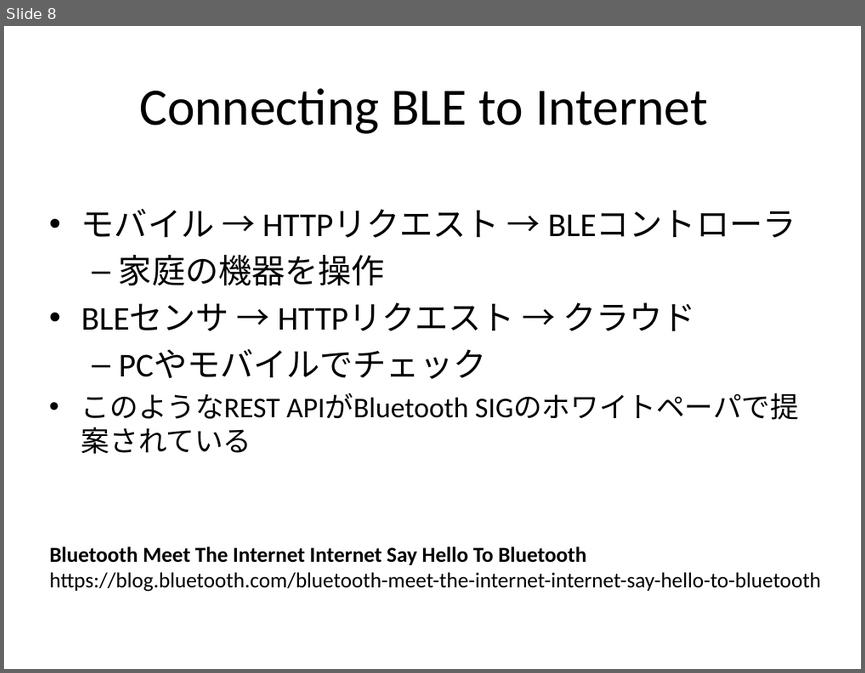
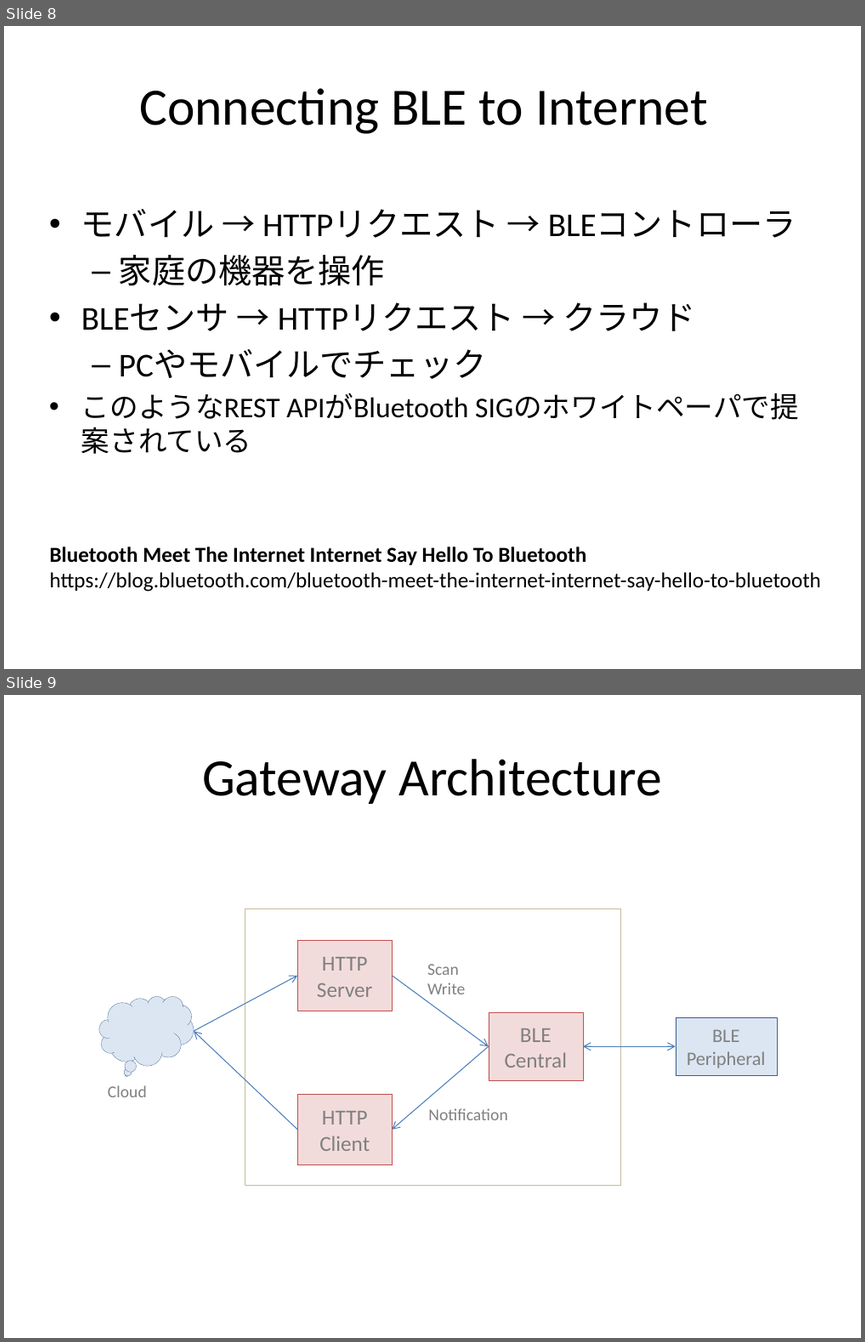
Before and after one commit to jjking2/ble-for-iot, a slide deck: BLE-for-IoT-ja.pptx. Shown one above the other, each under a label of ours: slide 8 before the commit, slides 8 and 9 after it. The pictures are 865x673 and 865x1342 pixels, drawn with LibreOffice and Linux fonts; fonts in the diff are those of the drawing. Boxes give left, top, right and bottom in pixels: in the first picture for what was removed or moved away, otherwise in the second. Text is boxed around its words. In the diff, an @@ line names an element or a change of style, - is before the commit and + after.

Commit message:
added gateway architecture slide

```diff
--- a/BLE-for-IoT-ja.pptx
+++ b/BLE-for-IoT-ja.pptx
@@ slide 9 added at (4, 695, 861, 1338), background #FFFFFF @@
@@ title added at (202, 759, 662, 804), 44 pt, text #000000 @@
+Gateway Architecture
@@ rectangle added at (245, 908, 620, 1185), outline #C4BD97 0.25 pt dashed @@
@@ rectangle added at (298, 940, 392, 1010), fill #F2DCDB, outline #C0504D 0.25 pt dashed, 18 pt, text #808080 @@
+HTTP
+Server
@@ text added at (427, 964, 465, 994), 14 pt, text #808080 @@
+Scan
+Write
@@ thought cloud added at (99, 996, 194, 1065), fill #DCE6F2, outline #3A5F8C 0.25 pt dashed @@
@@ arrow added from (194, 1031) to (298, 975), #4B7EBC 0.75 pt @@
@@ arrow added from (392, 975) to (488, 1046), #4B7EBC 0.75 pt @@
@@ rectangle added at (488, 1013, 582, 1081), fill #F2DCDB, outline #C0504D 0.25 pt dashed, 18 pt, text #808080 @@
+BLE
+Central
@@ rectangle added at (675, 1017, 776, 1076), fill #DCE6F2, outline #3A5F8C 0.25 pt dashed, 16 pt, text #808080 @@
+BLE
+Peripheral
@@ arrow added from (298, 1129) to (194, 1031), #4B7EBC 0.75 pt @@
@@ arrow added from (488, 1046) to (392, 1129), #4B7EBC 0.75 pt @@
@@ double arrow added from (675, 1046) to (582, 1046), #4B7EBC 0.75 pt @@
@@ text added at (108, 1085, 147, 1097), 14 pt, text #808080 @@
+Cloud
@@ rectangle added at (298, 1094, 392, 1164), fill #F2DCDB, outline #C0504D 0.25 pt dashed, 18 pt, text #808080 @@
+HTTP
+Client
@@ text added at (428, 1108, 507, 1120), 14 pt, text #808080 @@
+Notification
```
Also in this commit, not shown: 3 slides changed, 1 other file.
